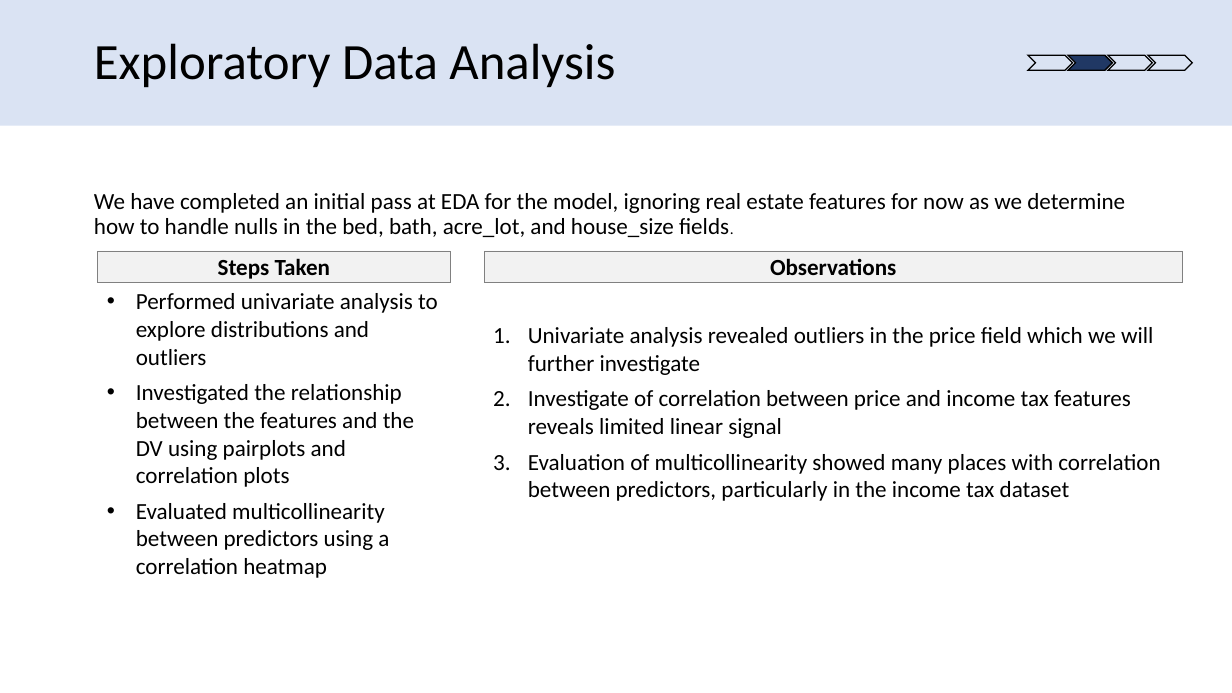
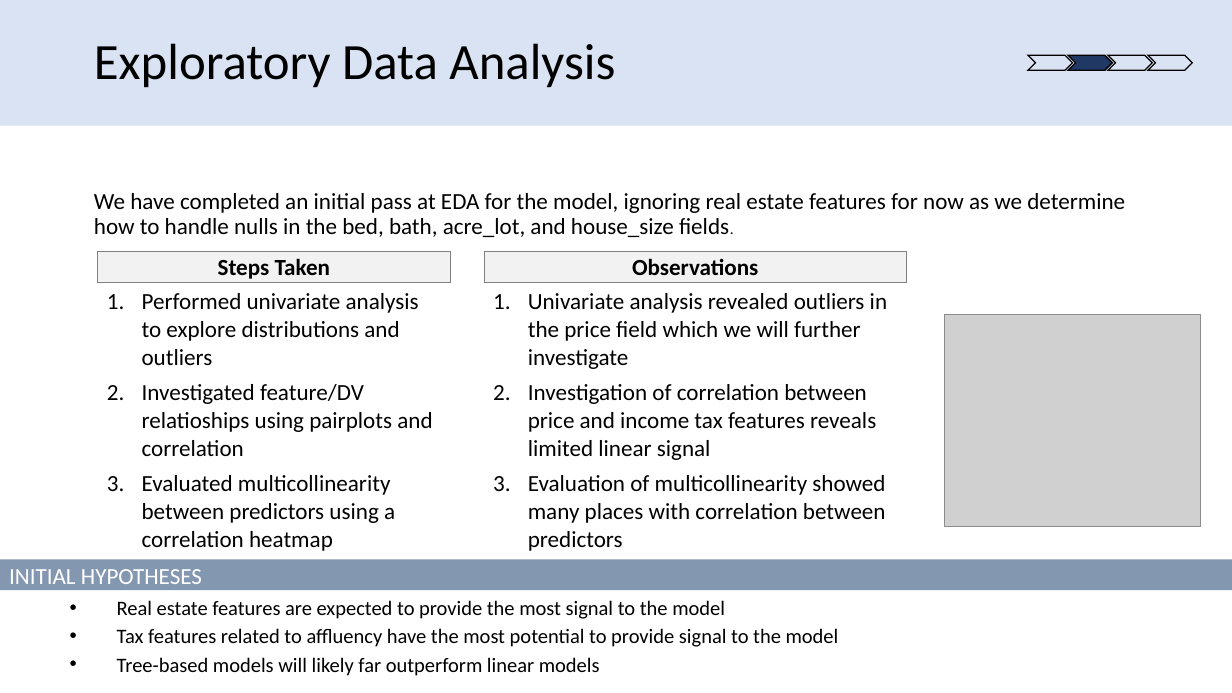
Before and after one commit to david-firrin/Real-Estate-Price-Prediction-With-Income-Tax-Data, a slide deck: slide 12 of Progress Presentation/team48progressreport.pptx. Drawn at 1232x693 pixels with LibreOffice and Linux fonts; fonts in the diff are those of the drawing; grey boxes stand for pictures. Boxes give left, top, right and bottom in pixels: in the first picture for what was removed or moved away, otherwise in the second. Text is boxed around its words. In the diff, an @@ line names an element or a change of style, - is before the commit and + after.

```diff
--- a/Progress Presentation/team48progressreport.pptx
+++ b/Progress Presentation/team48progressreport.pptx
@@ rectangle "Observations": place and size @@
-rectangle "Observations" at (484, 251, 1183, 283)
+rectangle "Observations" at (484, 251, 907, 283)
@@ text at (142, 293, 419, 551): bullet • to 1. @@
@@ text "Univariate analysis revealed outliers in ...": place and size @@
-text "Univariate analysis revealed outliers in ..." at (528, 327, 1160, 501)
+text "Univariate analysis revealed outliers in ..." at (528, 293, 887, 551)
@@ picture added at (945, 315, 1201, 527) @@
@@ text at (142, 384, 432, 456): text changed @@
-• Investigated the relationship between the features and the DV using pairplots and correlation plots
+2. Investigated feature/DV relatioships using pairplots and correlation
@@ text at (528, 384, 886, 551): text changed @@
-2. Investigate of correlation between price and income tax features reveals limited linear signal
-3. Evaluation of multicollinearity showed many places with correlation between predictors, particularly in the income tax dataset
+2. Investigation of correlation between price and income tax features reveals limited linear signal
+3. Evaluation of multicollinearity showed many places with correlation between predictors
@@ rectangle added at (0, 559, 1232, 590), fill #8497B0, 18 pt, text #FFFFFF @@
+INITIAL HYPOTHESES
@@ text added at (117, 600, 839, 676), 16 pt, text #000000 @@
+• Real estate features are expected to provide the most signal to the model
+• Tax features related to affluency have the most potential to provide signal to the model
+• Tree-based models will likely far outperform linear models
```
Also in this commit, not shown: 8 other slides changed, 1 slide added, 1 slide removed, 4 other files.
